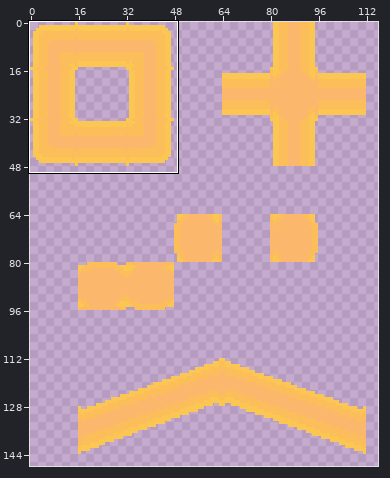
Two versions of one pixel-art file, sprites/tilesets/conduit.aseprite. Above: a wide view before the commit, with the close-up outlined.
Close-up. Earlier state:
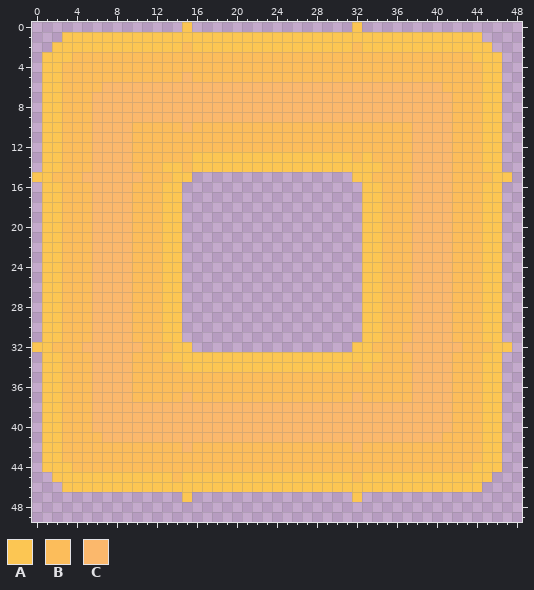
160x160 pixels, 1 frame. Shown: x 0..48, y 0..49. The wide view leaves out empty margins. The commit also changed other parts of the picture, which this record leaves out.
Palette (. is transparent): A #fcc653  B #fcbd5b  C #fbb86c
Pixels before, first column x 0:
 0 ...............A................A...............
 1 ...AAAAAAAAAAAAAAAAAAAAAAAAAAAAAAAAAAAAAAAAAA...
 2 ..AAAAAAAAAAAAABAAAAAAAAAAAAAAAABAAAAAAAAAAAAA..
 3 .AAABBBBBBBBBBBBBBBBBBBBBBBBBBBBBBBBBBBBBBBBAAA.
 4 .AABBBBBBBBBBBBBBBBBBBBBBBBBBBBBBBBBBBBBBBBBBAA.
 5 .AABBBBBBBBBBBBCBBBBBBBBBBBBBBBBBBBBBBBBBBBBBAA.
 6 .AABBBBCCCCCCCCCCCCCCCCCCCCCCCCCCCCCCCCCCBBBBAA.
 7 .AABBBCCCCCCCCCCCCCCCCCCCCCCCCCCCCCCCCCCCCBBBAA.
 8 .AABBBCCCCCCCCCCCCCCCCCCCCCCCCCCCCCCCCCCCCBBBAA.
 9 .AABBBCCCCCCCCCCCCCCCCCCCCCCCCCCCCCCCCCCCCBBBAA.
10 .AABBBCCCCBBBBBCBBBBBBBBBBBBBBBBBBBBBBCCCCBBBAA.
11 .AABBBCCCCBBBBBBBBBBBBBBBBBBBBBBBBBBBBCCCCBBBAA.
12 .AABBBCCCCBBBBBBBBBBBBBBBBBBBBBBBBBBBBCCCCBBBAA.
13 .AABBBCCCCBBBBBBAAAAAAAAAAAAAAAABABBBBCCCCBBBAA.
14 .AABBBCCCCBBBAABAAAAAAAAAAAAAAAAAAABBBCCCCBBBAA.
15 AABBBCCCCCCBBBAA................AABBBBCCCCBBBBAA
16 .AABBBCCCCBBBAA..................AABBBCCCCBBBAA.
17 .AABBBCCCCBBBAA..................AABBBCCCCBBBAA.
18 .AABBBCCCCBBBAA..................AABBBCCCCBBBAA.
19 .AABBBCCCCBBBAA..................AABBBCCCCBBBAA.
20 .AABBBCCCCBBBAA..................AABBBCCCCBBBAA.
21 .AABBBCCCCBBBAA..................AABBBCCCCBBBAA.
22 .AABBBCCCCBBBAA..................AABBBCCCCBBBAA.
23 .AABBBCCCCBBBAA..................AABBBCCCCBBBAA.
24 .AABBBCCCCBBBAA..................AABBBCCCCBBBAA.
25 .AABBBCCCCBBBAA..................AABBBCCCCBBBAA.
26 .AABBBCCCCBBBAA..................AABBBCCCCBBBAA.
27 .AABBBCCCCBBBAA..................AABBBCCCCBBBAA.
28 .AABBBCCCCBBBAA..................AABBBCCCCBBBAA.
29 .AABBBCCCCBBBAA..................AABBBCCCCBBBAA.
30 .AABBBCCCCBBBAA..................AABBBCCCCBBBAA.
31 .AABBBCCCCBBBAA..................AABBBCCCCBBBAA.
32 AABBBCCCCCCBBBAA................AABBBCCCCCCBBBAA
33 .AABBBCCCCBBBAAAAAAAAAAAAAAAAAAAAAABBBCCCCBBBAA.
34 .AABBBCCCCBBBBBAAAAAAAAAAAAAAAAABABBBBCCCCBBBAA.
35 .AABBBCCCCBBBBBBBBBBBBBBBBBBBBBBBBBBBBCCCCBBBAA.
36 .AABBBCCCCBBBBBBBBBBBBBBBBBBBBBBBBBBBBCCCCBBBAA.
37 .AABBBCCCCBBBBBCBBBBBBBBBBBBBBBBCBBBBBCCCCBBBAA.
38 .AABBBCCCCCCCCCCCCCCCCCCCCCCCCCCCCCCCCCCCCBBBAA.
39 .AABBBCCCCCCCCCCCCCCCCCCCCCCCCCCCCCCCCCCCCBBBAA.
40 .AABBBCCCCCCCCCCCCCCCCCCCCCCCCCCCCCCCCCCCCBBBAA.
41 .AABBBBCCCCCCCCCCCCCCCCCCCCCCCCCCCCCCCCCCBBBBAA.
42 .AABBBBBBBBBBBBCBBBBBBBBBBBBBBBBCBBBBBBBBBBBBAA.
43 .AABBBBBBBBBBBBBBBBBBBBBBBBBBBBBBBBBBBBBBBBBBAA.
44 .AAABBBBBBBBBBBBBBBBBBBBBBBBBBBBBBBBBBBBBBBBAAA.
45 ..AAAAAAAAAAAABAAAAAAAAAAAAAAAAABAAAAAAAAAAAAA..
46 ...AAAAAAAAAAAAAAAAAAAAAAAAAAAAAAAAAAAAAAAAAA...
47 ...............A................A...............
The same view after the edit:
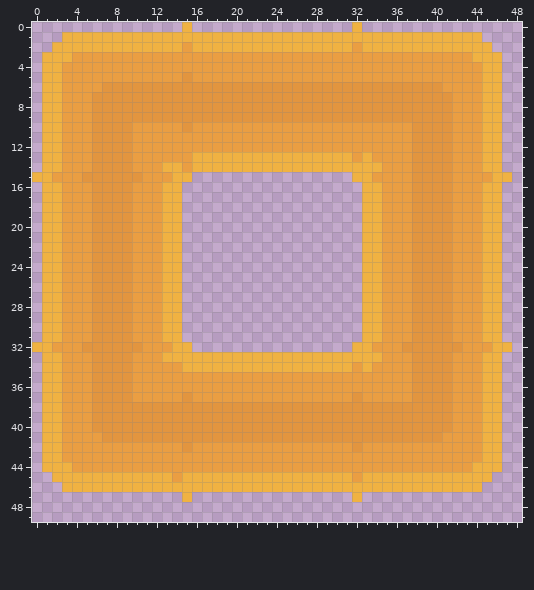
From old to new:
Colour A changes from #fcc653 to #f0b242.
Colour B changes from #fcbd5b to #ea9e42.
Colour C changes from #fbb86c to #e2953f.
Pixel boxes of the changes (left, top, right, bottom) in both close-ups:
changed: (32, 22, 512, 502)
